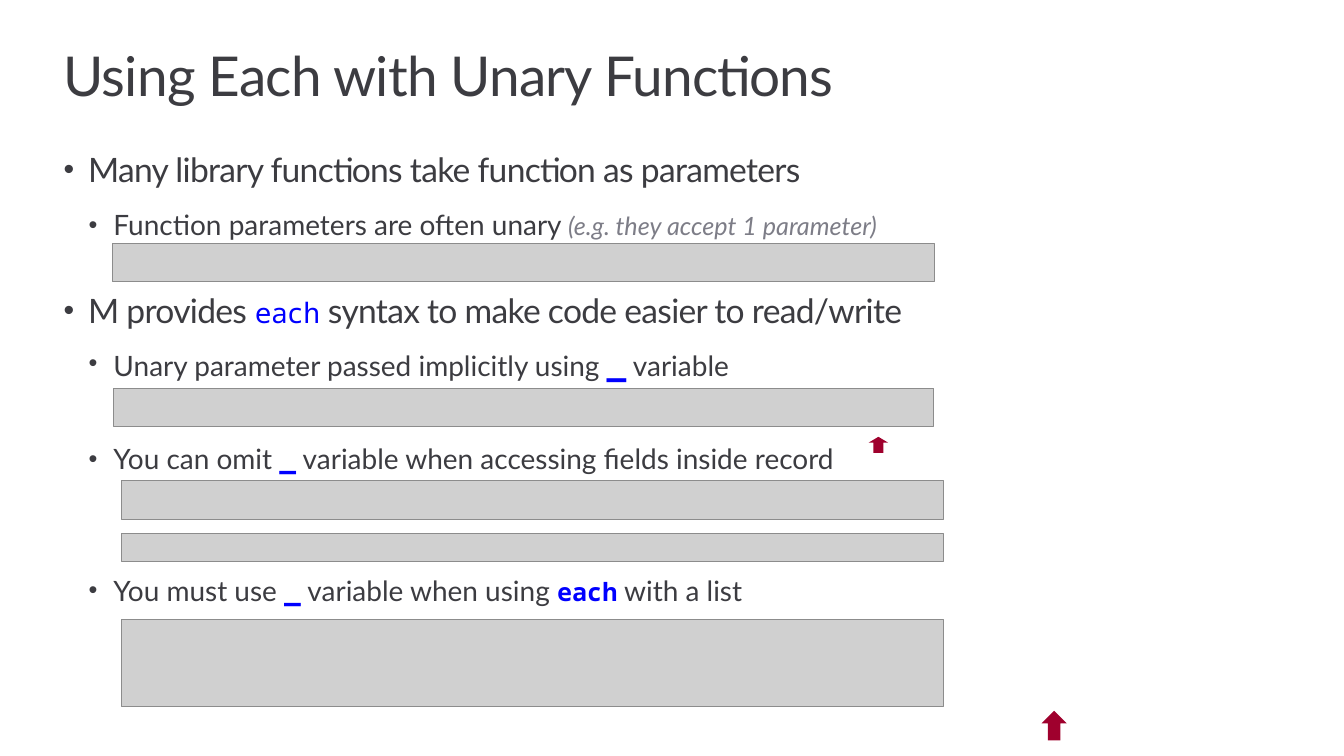
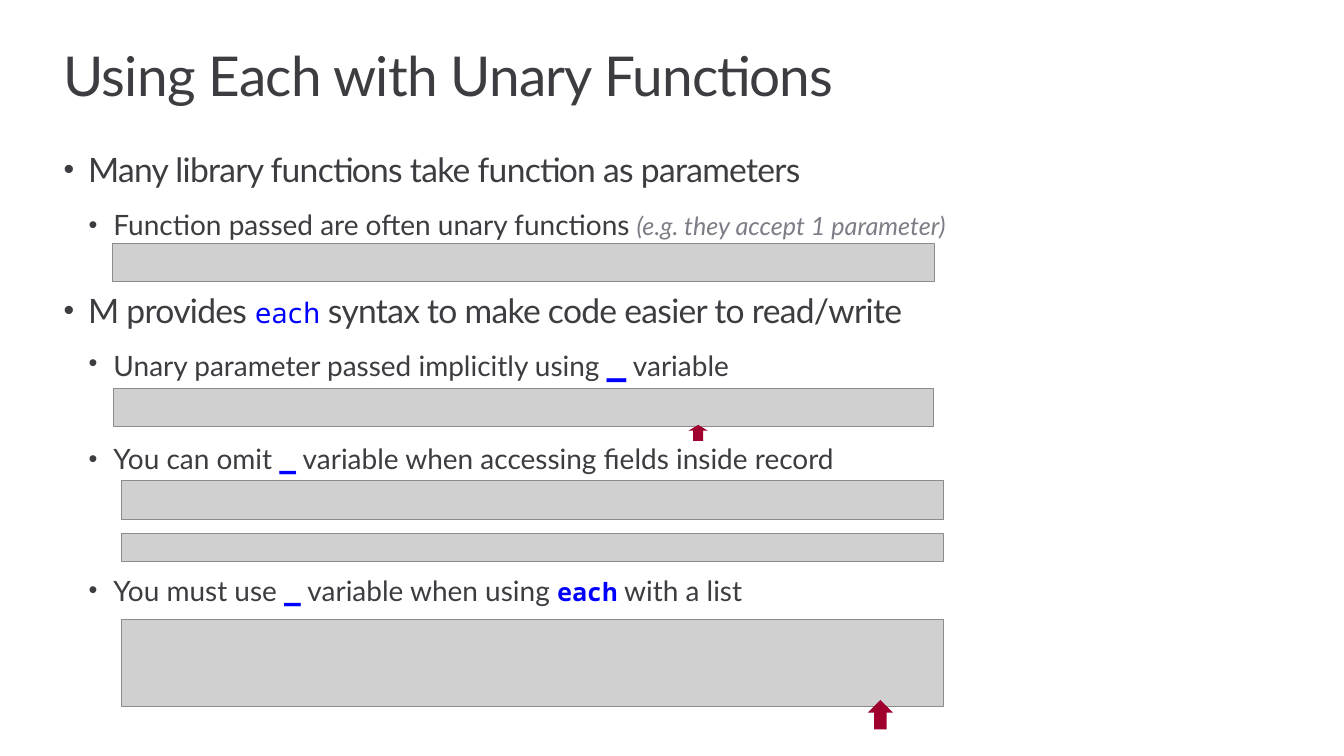
Before and after one commit to PowerBiDevCamp/Camp-Sessions, a slide deck: slide 34 of Session 08 - Intro to M Programming.pptx (slide 30 before the commit). Drawn at 1344x756 pixels with LibreOffice and Linux fonts; fonts in the diff are those of the drawing; grey boxes stand for pictures; background and template pictures are left out. Boxes give left, top, right and bottom in pixels: in the first picture for what was removed or moved away, otherwise in the second. Text is boxed around its words. In the diff, an @@ line names an element or a change of style, - is before the commit and + after.

```diff
--- a/Session 08 - Intro to M Programming.pptx
+++ b/Session 08 - Intro to M Programming.pptx
@@ text at (113,214,945,240): text changed @@
-  • Function parameters are often unary (e.g. they accept 1 parameter)
+  • Function passed are often unary functions (e.g. they accept 1 parameter)
@@ up arrow: place and size @@
-up arrow at (869,437,888,453)
+up arrow at (689,425,709,441)
@@ up arrow: place and size @@
-up arrow at (1042,711,1066,740)
+up arrow at (868,700,892,729)
```
Also in this commit, not shown: 7 other slides changed, 23 slides added, 14 slides removed, 1 other file.
